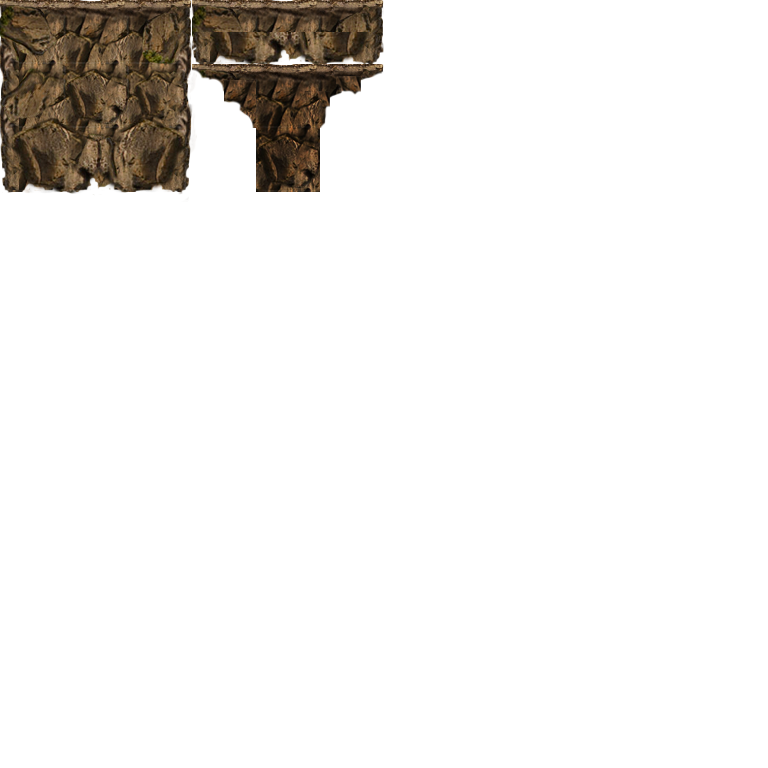
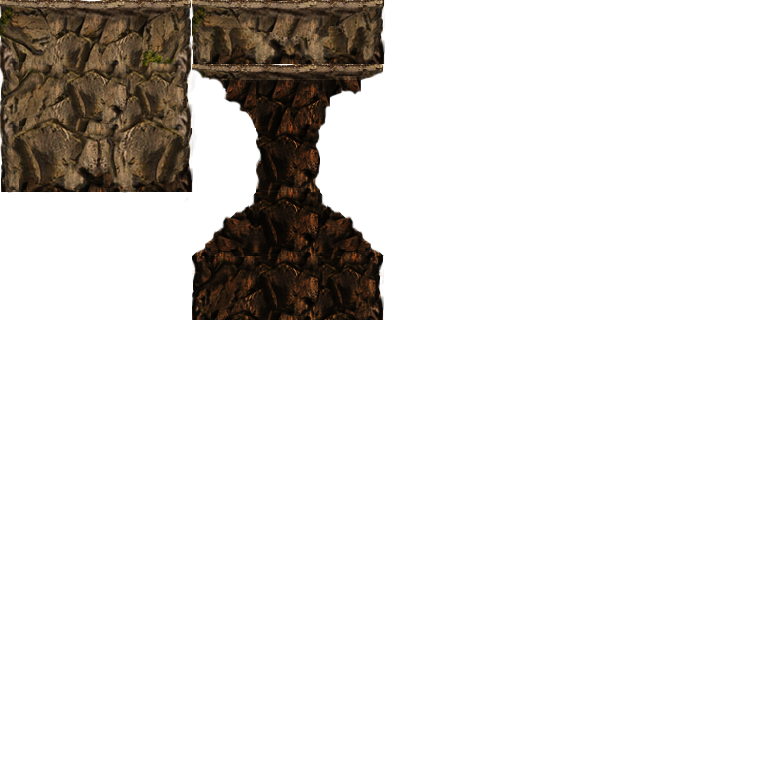
The second 768x768 image is a revision of the first. Changes to its layers:
painted on "Layer 6", masked it over [192, 80, 361, 192]
added layer "Layer 10" above "Layer 9 copy" over [192, 256, 384, 320]
added layer "Layer 9 copy" above "Layer 9" over [320, 192, 384, 256]
added layer "Layer 9" above "Layer 8" over [192, 192, 256, 256]
added layer "Layer 7" above "Layer 4" over [256, 192, 320, 256]
painted on "Layer 4", masked it over [193, 0, 384, 64]
removed layer "Layer 5 copy 9" over [1, 0, 197, 196]
moved "Layer 1 copy" above "Layer 10 copy 2", painted on it over [1, 0, 197, 196]
added layer "Layer 10 copy 2" above "Layer 10 copy" over [193, 0, 385, 64]
renamed "Layer 1" to "Layer 10 copy", moved it above "Background", painted on it, unmasked it over [1, 116, 193, 193]
